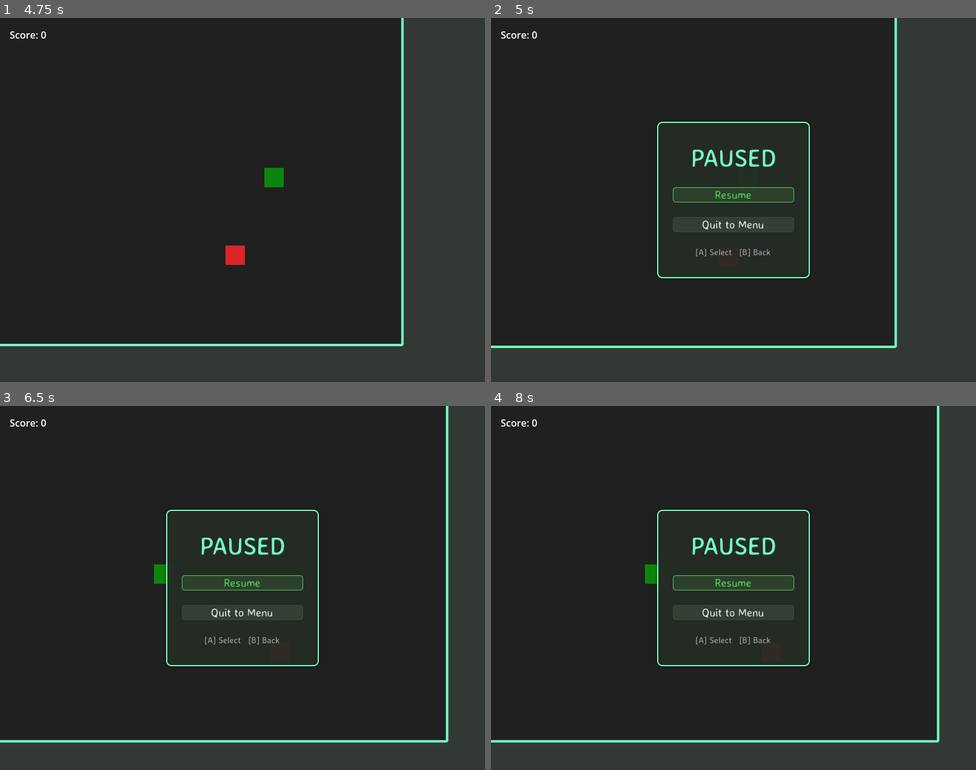
Above: before the commit, frames 1-4 (two rows, left to right).
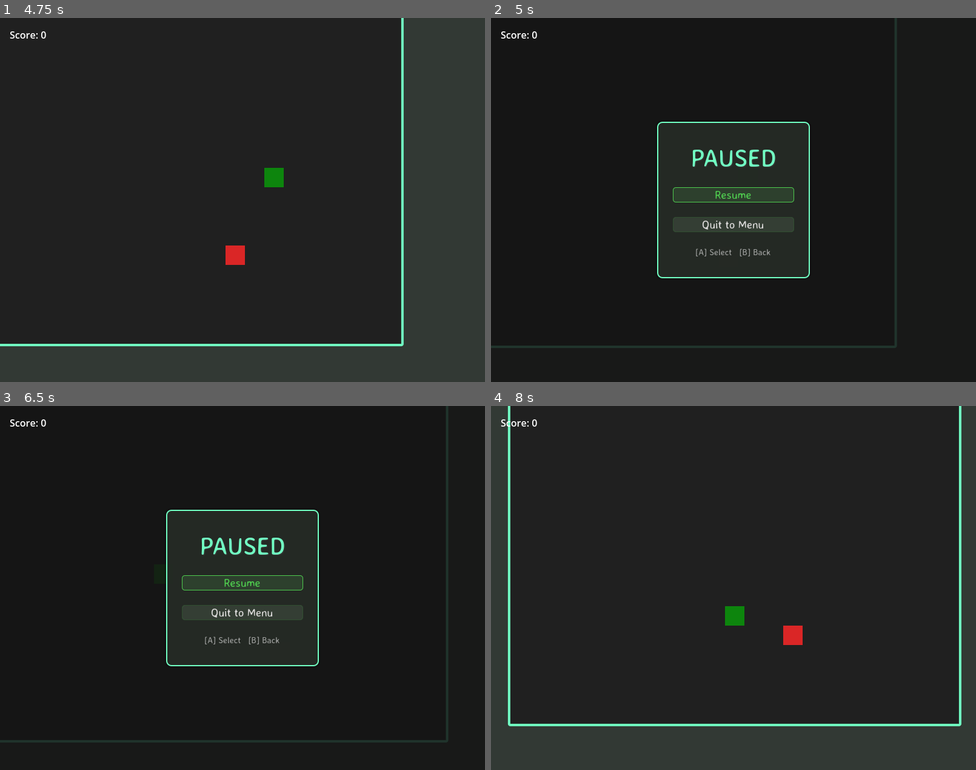
Above: after the commit, the same moments.

Repository: bluehexagons/snake2d
Game: Godot game, scene res://scenes/main/main.tscn
The game is run twice, just before and just after one commit, with the same random seed, the same clock (stepped at 60 frames per second) and the same inputs.
Inputs (mouse positions are in pixels of both pictures, inside the frame that each line leads up to):
- Up to frame 1 (4.75 s): click "Start Game" at 0.5 s; tap Enter at 1.25 s; move the mouse to (349, 181) at 1.27 s; hold Right (right) 1.28-2.03 s; click (349, 181) at 1.42 s; move the mouse to (145, 218) at 2.02 s; hold Down (down) 2.03-2.78 s; move the mouse to (291, 119) at 2.77 s; hold Right (right) 2.78-3.53 s; move the mouse to (218, 272) at 3.52 s; hold Up (ui_up) 3.53-4.28 s; click (218, 272) at 3.67 s; move the mouse to (388, 254) at 4.27 s; hold Left (left) from 4.28 s (still down)
- Up to frame 2 (5 s): keep holding Left (left); tap Space (pause) at 4.9 s
- Up to frame 3 (6.5 s): release Left (left) at 5 s; click "Resume" at 5 s; move the mouse to (97, 533) at 5.77 s; hold Left (left) from 5.78 s (still down); tap Escape (ui_cancel) at 6.4 s
- Up to frame 4 (8 s): move the mouse to (757, 588) at 6.52 s; release Left (left) at 6.53 s; hold Down (down) 6.53-7.28 s; click (757, 588) at 6.67 s; move the mouse to (660, 497) at 7.27 s; hold Right (right) from 7.28 s (still down)

Frame 1 is identical in both runs. In frame 2, 25% of the frame differs, in the area x 0-100%, y 0-100%; in frame 3, 16%; in frame 4, 16%.

Commit message:
(w/AI) Revise messy pause logic to fix some bugs

Diff:
--- a/scenes/main/main.gd
+++ b/scenes/main/main.gd
@@ -8,13 +8,8 @@
 var score := 0
 var score_display_label: Label
 var snake_camera: Camera2D
-var paused := false
 var in_game := false
-var in_options_menu := false
-var in_credits_menu := false
-
 var is_mobile := false
-var in_high_scores_menu := false
 
 var ui_state_manager: Node
 
@@ -25,6 +20,9 @@
 	GAME_HEIGHT = Config.get_game_height()
 
 	ui_state_manager = $UIStateManager
+	ui_state_manager.state_changed.connect(_on_ui_state_changed)
+	ui_state_manager.pause_state_changed.connect(_on_pause_state_changed)
+
 	ui_state_manager.register_ui_element(ui_state_manager.UIState.MAIN_MENU, $UILayer/MainMenu)
 	ui_state_manager.register_ui_element(ui_state_manager.UIState.OPTIONS_MENU, $UILayer/OptionsMenu)
 	ui_state_manager.register_ui_element(ui_state_manager.UIState.CREDITS_SCREEN, $UILayer/CreditsScreen)
@@ -142,15 +140,7 @@
 
 func _on_start_pressed() -> void:
 	ui_state_manager.change_state(ui_state_manager.UIState.GAMEPLAY)
-
-	get_tree().paused = false
-	$UILayer/Background.visible = false
-	$UILayer/MainMenu.visible = false
-	$UILayer/OptionsMenu.visible = false
-	$UILayer/ScoreLabel.visible = true
-	game_world.visible = true
 	_start_game()
-	_update_menu_focus()
 
 func _on_options_pressed() -> void:
 	ui_state_manager.change_state(ui_state_manager.UIState.OPTIONS_MENU)
@@ -214,29 +204,19 @@
 		Input.mouse_mode = Input.MOUSE_MODE_VISIBLE
 
 	_cleanup_game()
-	get_tree().paused = true
-
 	ui_state_manager.change_state(ui_state_manager.UIState.MAIN_MENU)
-
-	game_world.visible = false
-	_update_menu_focus()
 
 func _cleanup_game() -> void:
 	game_manager.cleanup()
 
 	in_game = false
-	paused = false
-
-	$UILayer/GameOverContainer.visible = false
-	$UILayer/PauseMenu.visible = false
-
+
+	# Let the UI state manager handle visibility
 	if snake_camera:
 		snake_camera.reset_camera()
 
 	if not is_mobile:
 		Input.mouse_mode = Input.MOUSE_MODE_VISIBLE
-
-	get_tree().paused = paused
 
 func _on_score_updated(new_score: int) -> void:
 	score = new_score
@@ -266,9 +246,8 @@
 	_update_menu_focus()
 
 func _on_restart_pressed() -> void:
+	_cleanup_game()
 	ui_state_manager.change_state(ui_state_manager.UIState.GAMEPLAY)
-
-	_cleanup_game()
 	_start_game()
 
 func _process(_delta) -> void:
@@ -280,7 +259,7 @@
 		if focused is not Button:
 			_update_menu_focus()
 
-	if in_game and Input.is_action_just_pressed("pause"):
+	if ui_state_manager.current_state == ui_state_manager.UIState.GAMEPLAY and Input.is_action_just_pressed("pause"):
 		_toggle_pause()
 
 func _on_window_resize() -> void:
@@ -296,21 +275,38 @@
 
 	background.size = game_size
 
-func _set_paused(paused_state: bool) -> void:
-	if paused_state == paused:
-		return
-
-	paused = paused_state
-	game_manager.set_paused(paused)
-	ui_state_manager.set_paused(paused_state)
-	_update_menu_focus()
-
 func _toggle_pause() -> void:
-	_set_paused(not paused)
+	var is_currently_paused = ui_state_manager.current_state == ui_state_manager.UIState.PAUSED
+	ui_state_manager.set_paused(not is_currently_paused)
 
 func _on_resume_pressed() -> void:
-	_set_paused(false)
+	ui_state_manager.set_paused(false)
 
 func _on_sound_toggled() -> void:
 	AudioManager.toggle_mute()
 	$UILayer/PauseMenu/PanelContainer/MarginContainer/VBoxContainer/SoundButton.text = "Sound: " + ("Off" if AudioManager.is_muted else "On")
+
+func _on_ui_state_changed(old_state, new_state) -> void:
+	match new_state:
+		ui_state_manager.UIState.GAMEPLAY:
+			$UILayer/Background.visible = false
+			$UILayer/ScoreLabel.visible = true
+			game_world.visible = true
+		ui_state_manager.UIState.MAIN_MENU:
+			$UILayer/Background.visible = false
+			$UILayer/ScoreLabel.visible = false
+			game_world.visible = false
+			get_tree().paused = true
+		ui_state_manager.UIState.PAUSED:
+			$UILayer/Background.visible = true
+		ui_state_manager.UIState.GAME_OVER:
+			in_game = false
+		_:
+			if old_state == ui_state_manager.UIState.GAMEPLAY:
+				$UILayer/Background.visible = true
+
+	_update_menu_focus()
+
+func _on_pause_state_changed(is_paused: bool) -> void:
+	if game_manager:
+		game_manager.set_paused(is_paused)
--- a/scenes/ui/ui_state_manager.gd
+++ b/scenes/ui/ui_state_manager.gd
@@ -1,6 +1,7 @@
 extends Node
 
 signal state_changed(old_state, new_state)
+signal pause_state_changed(is_paused)
 
 enum UIState {
 	MAIN_MENU,
@@ -17,6 +18,11 @@
 
 var ui_elements := {}
 var focus_targets := {}
+
+var main_node: Node
+
+func _ready() -> void:
+	main_node = get_parent()
 
 func register_ui_element(state: UIState, node: Node) -> void:
 	ui_elements[state] = node
@@ -56,10 +62,17 @@
 
 	get_tree().paused = paused_state
 
+	if main_node and main_node.has_method("get") and main_node.game_manager:
+		main_node.game_manager.set_paused(paused_state)
+
 	if paused_state:
-		change_state(UIState.PAUSED)
+		if current_state == UIState.GAMEPLAY:
+			change_state(UIState.PAUSED)
 	else:
-		change_state(UIState.GAMEPLAY)
+		if current_state == UIState.PAUSED:
+			change_state(UIState.GAMEPLAY)
+
+	pause_state_changed.emit(paused_state)
 
 func _unhandled_input(event: InputEvent) -> void:
 	if event.is_action_pressed("ui_cancel"):
@@ -77,6 +90,9 @@
 			return
 
 		if current_state == UIState.GAME_OVER:
+			if main_node and main_node.has_method("_cleanup_game"):
+				main_node._cleanup_game()
+			get_tree().paused = true
 			change_state(UIState.MAIN_MENU)
 			get_viewport().set_input_as_handled()
 			return
